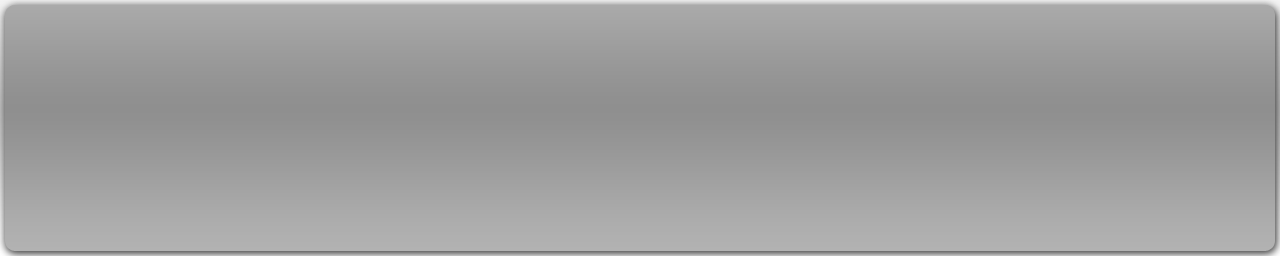
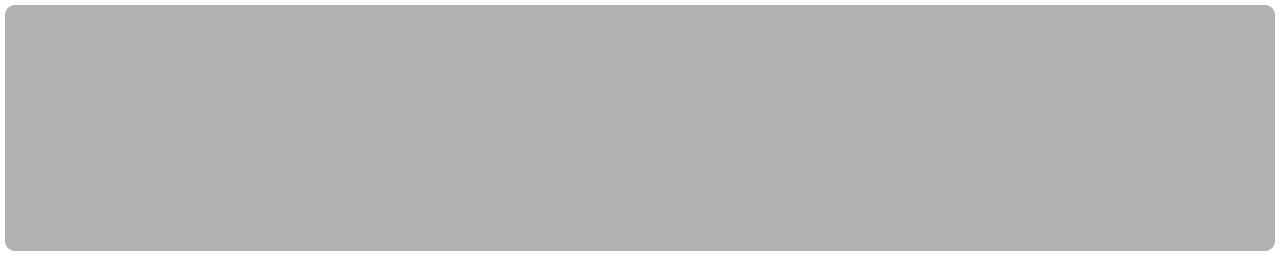
Revision of a layered 1280 x 256 image; what changed, layer by layer:
removed layer "Layer 1" (was 34%) over <box>0,0,1280,251</box>
